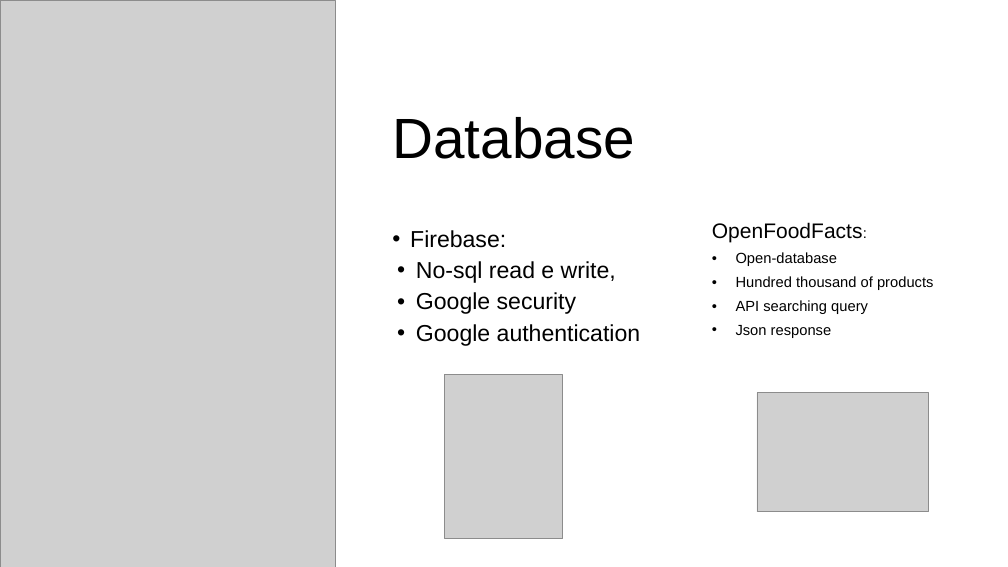
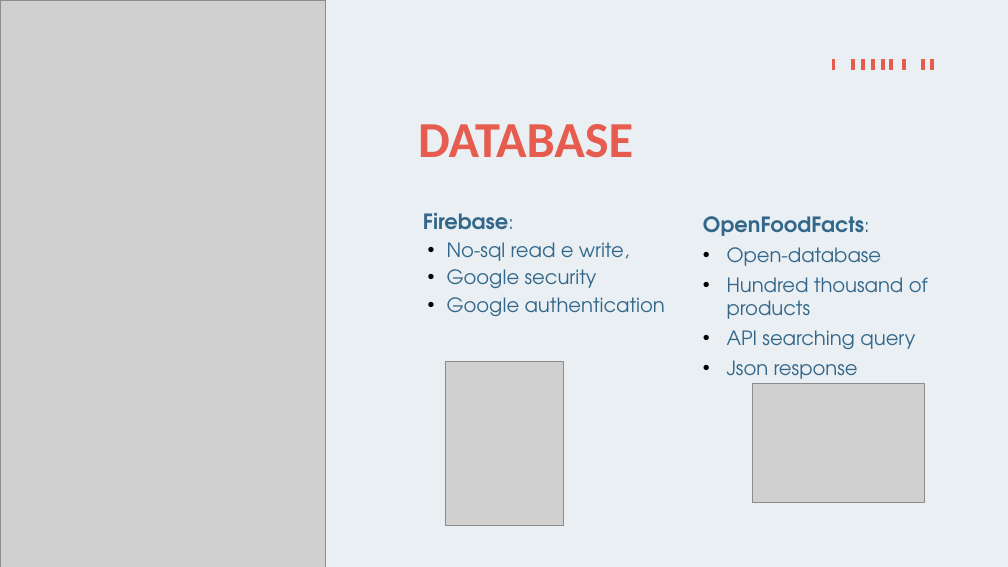
Before and after one commit to Ciuse/Bealthy_app, a slide deck: slide 7 of Presentazione/Presentazione Bealthy.pptx. Drawn at 1008x567 pixels with LibreOffice and Linux fonts; fonts in the diff are those of the drawing; grey boxes stand for pictures. Boxes give left, top, right and bottom in pixels: in the first picture for what was removed or moved away, otherwise in the second. Text is boxed around its words. In the diff, an @@ line names an element or a change of style, - is before the commit and + after.

```diff
--- a/Presentazione/Presentazione Bealthy.pptx
+++ b/Presentazione/Presentazione Bealthy.pptx
@@ background #FFFFFF to #EAEFF3 @@
@@ picture: place and size @@
-picture at (0, 0, 335, 567)
+picture at (0, 0, 326, 567)
@@ group added at (832, 60, 934, 70): 9 freeform shapes @@
@@ text at (418, 124, 633, 158): text changed; size 54 to 48 pt; font Arial to Calibri; text colour #000000 to #E65C4F; bold on @@
-Database
+DATABASE
@@ text "Firebase:": place and size @@
-text "Firebase:" at (410, 230, 641, 346)
+text "Firebase:" at (423, 213, 665, 316)
@@ text "Firebase:" at (423, 213, 665, 316): size 22 to 20 pt, bold on in "Firebase:"; size 22 to 18.7 pt in "Firebase:", "No-sql read e write,", "Google security", "Google authentication"; font Arial to TeX Gyre Adventor, text colour #000000 to #33678A; bullet • to none @@
@@ text "OpenFoodFacts:": place and size @@
-text "OpenFoodFacts:" at (712, 222, 933, 338)
+text "OpenFoodFacts:" at (703, 216, 928, 385)
@@ text "OpenFoodFacts:" at (703, 216, 928, 385): size 14 to 18.7 pt in "OpenFoodFacts:", "Open-database", "Hundred thousand of products", "API searching query" and 1 more places; font Arial to TeX Gyre Adventor, text colour #000000 to #33678A; bold on in "OpenFoodFacts:" @@
@@ picture: place and size @@
-picture at (445, 375, 563, 539)
+picture at (445, 361, 563, 526)
@@ picture: place and size @@
-picture at (757, 393, 929, 512)
+picture at (752, 383, 924, 502)
```
Also in this commit, not shown: 2 other slides changed, 25 other files.
